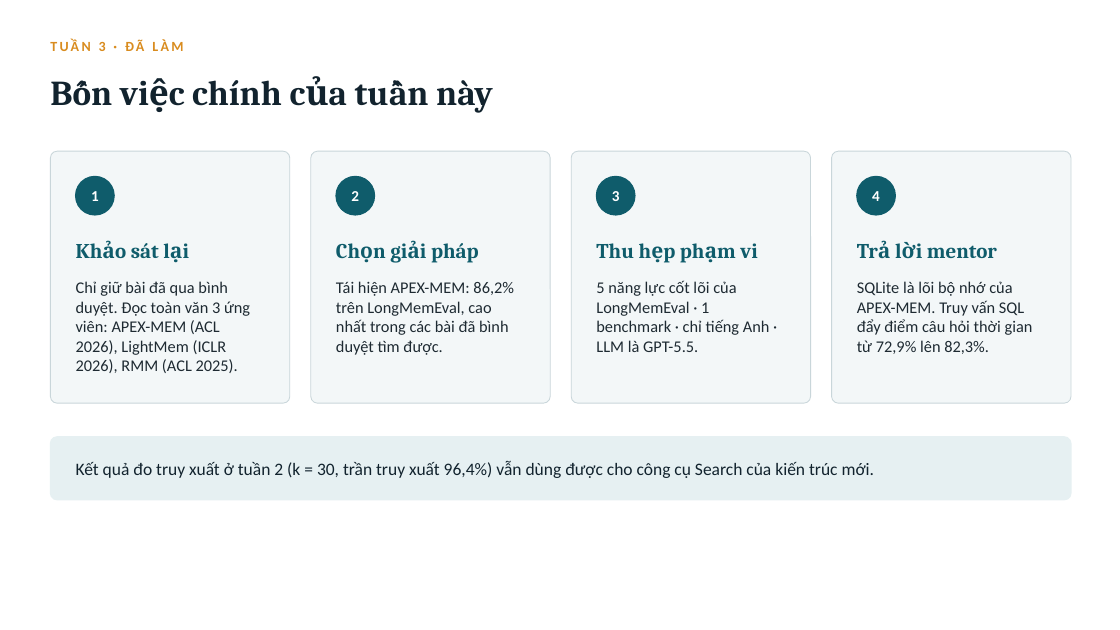
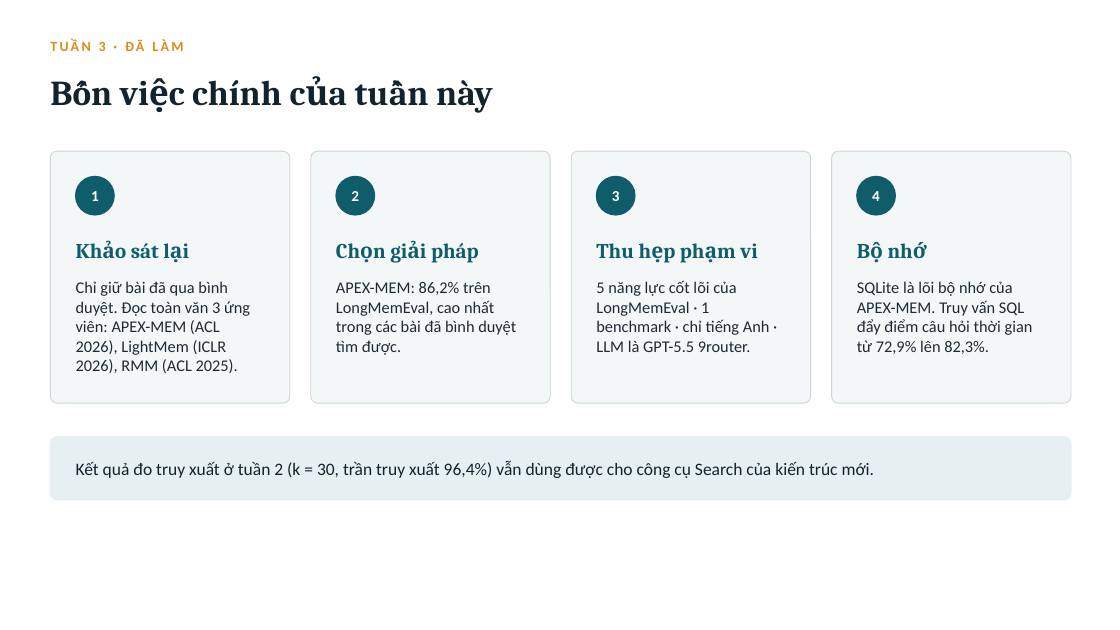
Before and after one commit to Phongdzfk/Samsung-Agent, a slide deck: slide 2 of Tuan 3/bao-cao-tuan3-apex-mem.pptx. Drawn at 1120x630 pixels with LibreOffice and Linux fonts; fonts in the diff are those of the drawing. Boxes give left, top, right and bottom in pixels: in the first picture for what was removed or moved away, otherwise in the second. Text is boxed around its words. In the diff, an @@ line names an element or a change of style, - is before the commit and + after.

```diff
--- a/Tuan 3/bao-cao-tuan3-apex-mem.pptx
+++ b/Tuan 3/bao-cao-tuan3-apex-mem.pptx
@@ text at (336,282,516,355): text changed @@
-Tái hiện APEX-MEM: 86,2% trên LongMemEval, cao nhất trong các bài đã bình duyệt tìm được.
+APEX-MEM: 86,2% trên LongMemEval, cao nhất trong các bài đã bình duyệt tìm được.
@@ text at (596,280,770,352): text changed @@
-5 năng lực cốt lõi của LongMemEval · 1 benchmark · chỉ tiếng Anh · LLM là GPT-5.5.
+5 năng lực cốt lõi của LongMemEval · 1 benchmark · chỉ tiếng Anh · LLM là GPT-5.5 9router.
@@ text at (938,281,986,296): text changed @@
-Trả lời mentor
+Bộ nhớ
```
Also in this commit, not shown: 8 other slides changed, 4 slides removed.
